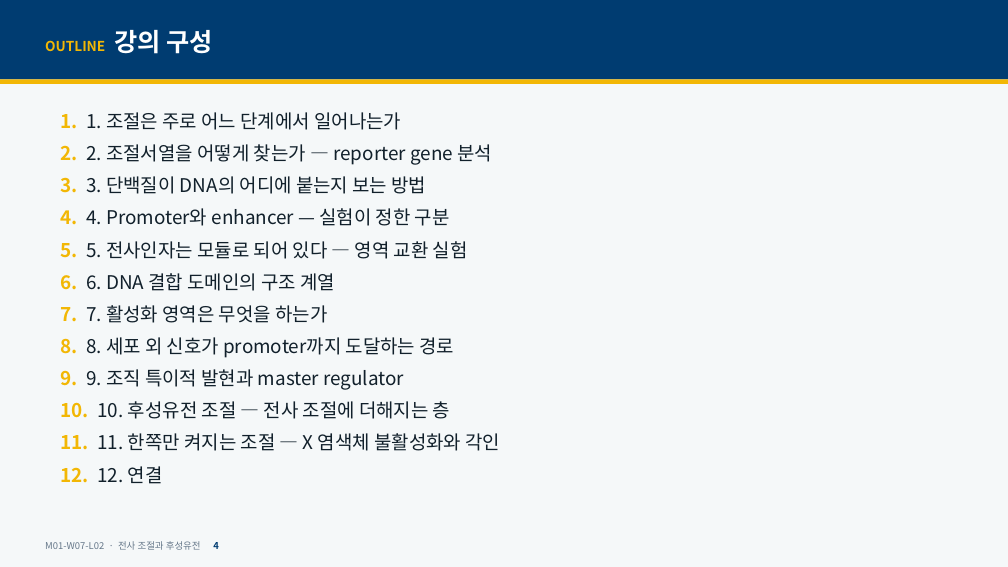
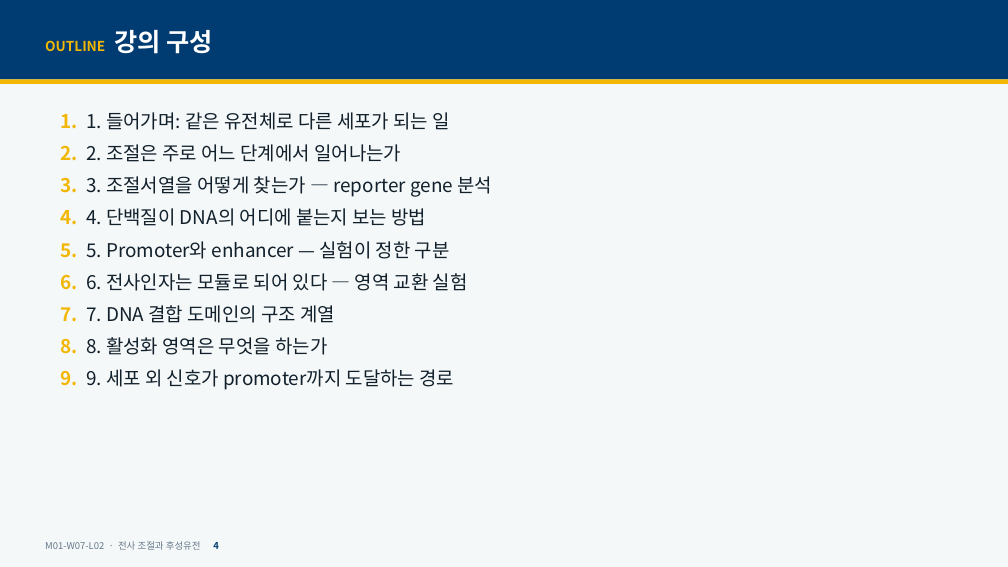
Before and after one commit to hoperiasd2/hoperiasd2.github.io, a slide deck: slide 4 of curriculum/M01/W07/L02/slides.pptx. Drawn at 1008x567 pixels with LibreOffice and Linux fonts; fonts in the diff are those of the drawing. Boxes give left, top, right and bottom in pixels: in the first picture for what was removed or moved away, otherwise in the second. Text is boxed around its words. In the diff, an @@ line names an element or a change of style, - is before the commit and + after.

```diff
--- a/curriculum/M01/W07/L02/slides.pptx
+++ b/curriculum/M01/W07/L02/slides.pptx
@@ text at (60,112,492,390): text changed @@
-1. 1. 조절은 주로 어느 단계에서 일어나는가
-2. 2. 조절서열을 어떻게 찾는가 — reporter gene 분석
-3. 3. 단백질이 DNA의 어디에 붙는지 보는 방법
-4. 4. Promoter와 enhancer — 실험이 정한 구분
-5. 5. 전사인자는 모듈로 되어 있다 — 영역 교환 실험
-6. 6. DNA 결합 도메인의 구조 계열
-7. 7. 활성화 영역은 무엇을 하는가
-8. 8. 세포 외 신호가 promoter까지 도달하는 경로
-9. 9. 조직 특이적 발현과 master regulator
-10. 10. 후성유전 조절 — 전사 조절에 더해지는 층
-11. 11. 한쪽만 켜지는 조절 — X 염색체 불활성화와 각인
-12. 12. 연결
+1. 1. 들어가며: 같은 유전체로 다른 세포가 되는 일
+2. 2. 조절은 주로 어느 단계에서 일어나는가
+3. 3. 조절서열을 어떻게 찾는가 — reporter gene 분석
+4. 4. 단백질이 DNA의 어디에 붙는지 보는 방법
+5. 5. Promoter와 enhancer — 실험이 정한 구분
+6. 6. 전사인자는 모듈로 되어 있다 — 영역 교환 실험
+7. 7. DNA 결합 도메인의 구조 계열
+8. 8. 활성화 영역은 무엇을 하는가
+9. 9. 세포 외 신호가 promoter까지 도달하는 경로
```
Also in this commit, not shown: 31 other slides changed, 28 slides removed, 13 other files.
